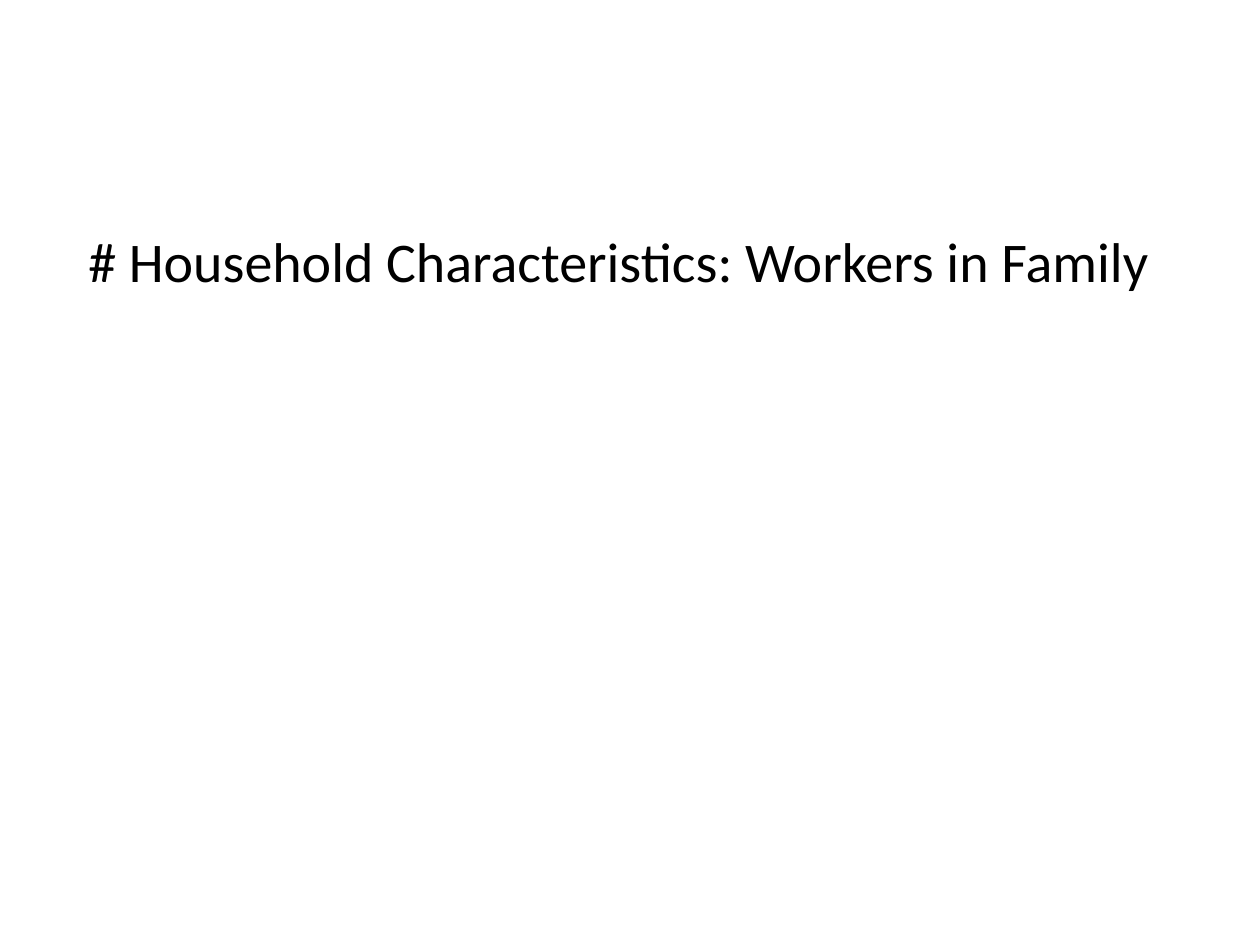
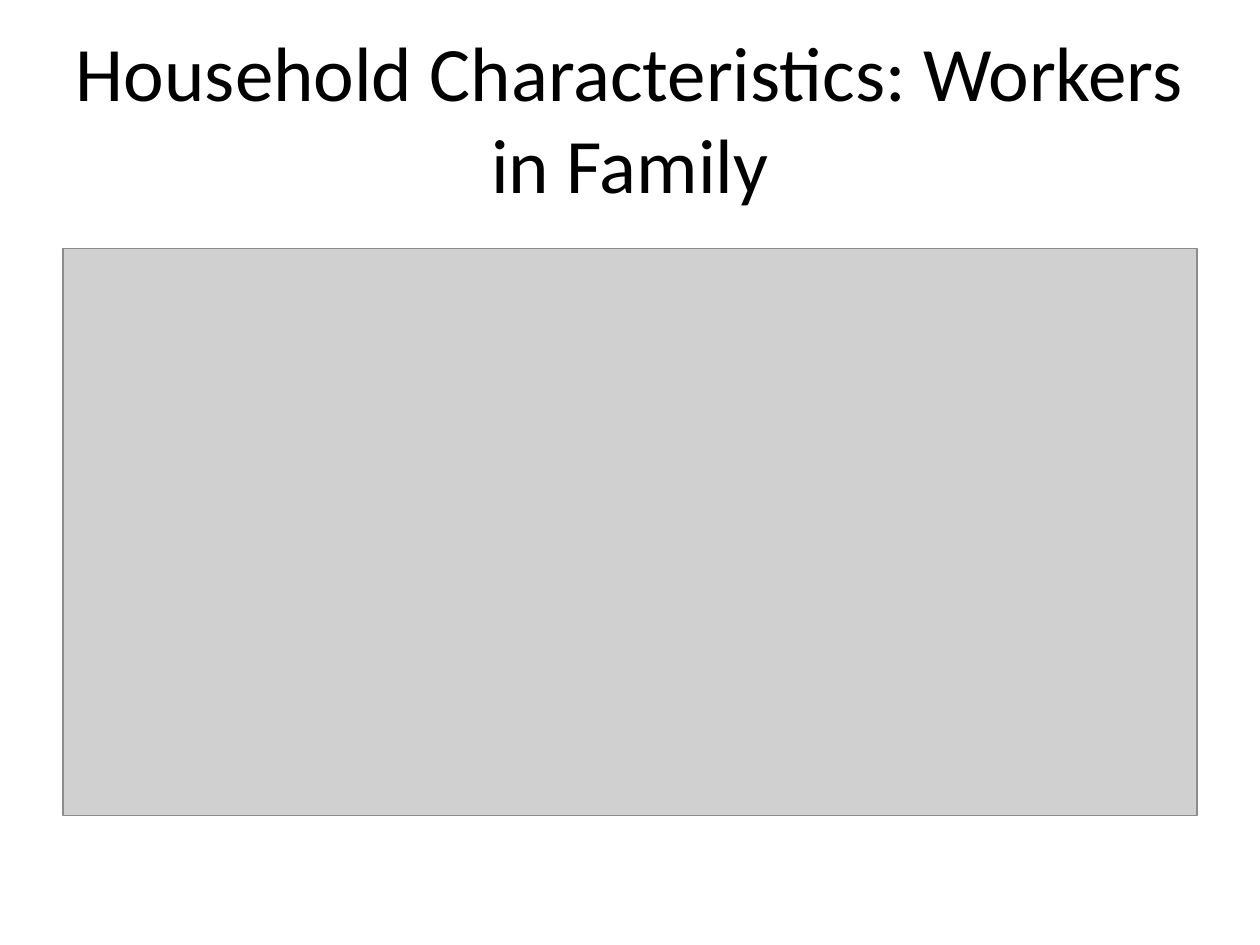
Before and after one commit to ucdiegorubi/oy_census_analysis, a slide deck: slide 9 of create_powerpoint/household_structure_estimates.pptx. Drawn at 1260x945 pixels with LibreOffice and Linux fonts; fonts in the diff are those of the drawing; grey boxes stand for pictures. Boxes give left, top, right and bottom in pixels: in the first picture for what was removed or moved away, otherwise in the second. Text is boxed around its words. In the diff, an @@ line names an element or a change of style, - is before the commit and + after.

```diff
--- a/create_powerpoint/household_structure_estimates.pptx
+++ b/create_powerpoint/household_structure_estimates.pptx
@@ title "Household Characteristics: Workers in Family" at [76,47,1182,206]: vertical alignment top to middle @@
@@ title at [76,47,1182,206]: text changed; size 32 to 44 pt @@
-# Household Characteristics: Workers in Family
+Household Characteristics: Workers in Family
@@ picture added at [63,248,1197,815] @@
```
Also in this commit, not shown: 1 other slide changed, 1 slide removed, 6 other files.
